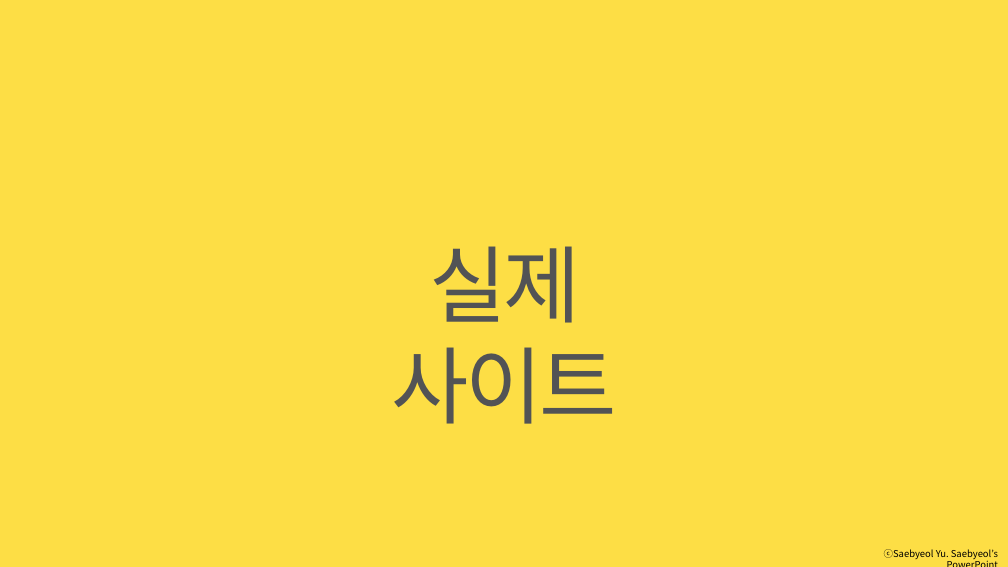
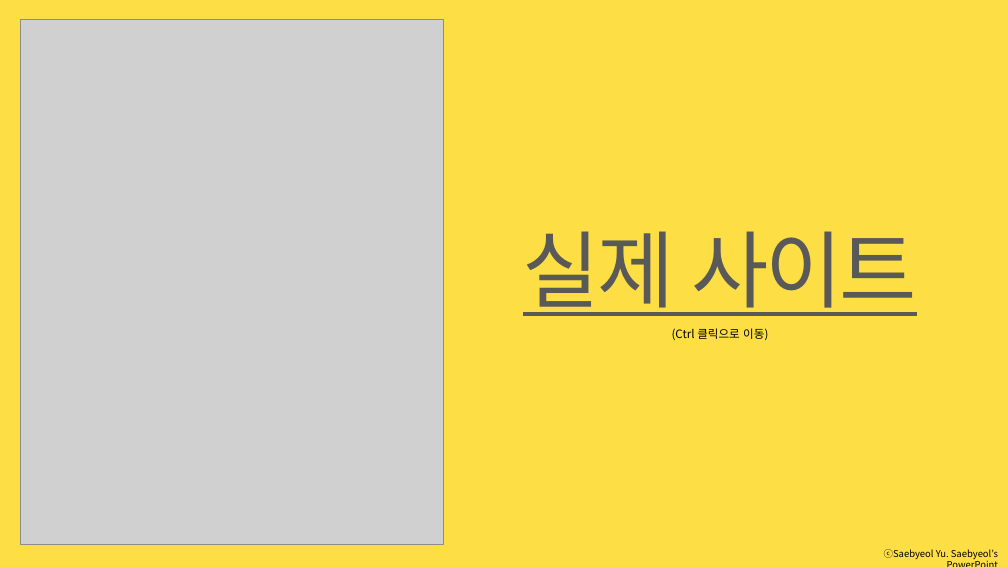
Before and after one commit to mercury0123/Aza_Project, a slide deck: slide 7 of AZA_PPT발표.pptx (slide 10 before the commit). Drawn at 1008x567 pixels with LibreOffice and Linux fonts; fonts in the diff are those of the drawing; grey boxes stand for pictures. Boxes give left, top, right and bottom in pixels: in the first picture for what was removed or moved away, otherwise in the second. Text is boxed around its words. In the diff, an @@ line names an element or a change of style, - is before the commit and + after.

```diff
--- a/AZA_PPT발표.pptx
+++ b/AZA_PPT발표.pptx
@@ picture added at (20,20,443,544) @@
@@ text "실제 사이트": place and size @@
-text "실제 사이트" at (391,246,617,424)
+text "실제 사이트" at (523,231,918,316)
@@ text "실제 사이트" at (523,231,918,316): text colour #525355 to #595959, underline on @@
@@ text added at (672,328,768,340), 11 pt, text #000000 @@
+(Ctrl 클릭으로 이동)
```
Also in this commit, not shown: 4 slides removed, 2 other files.
